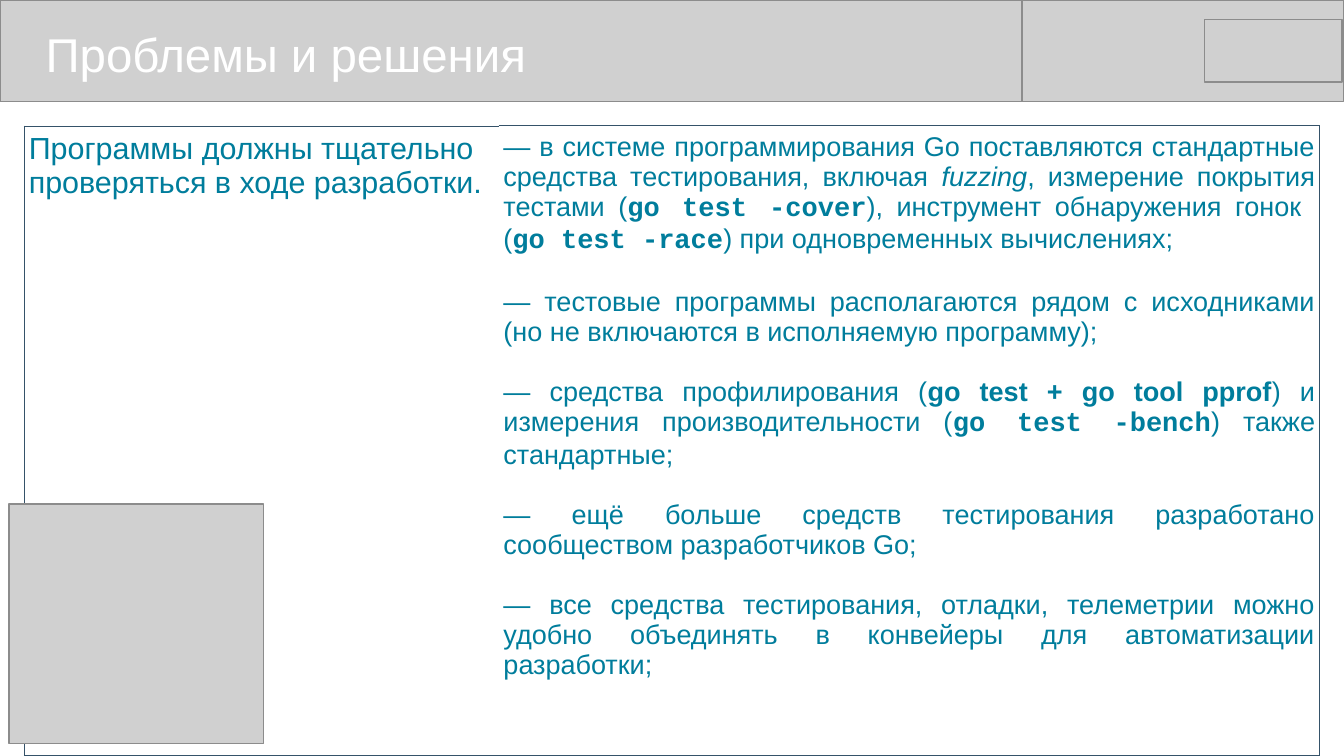
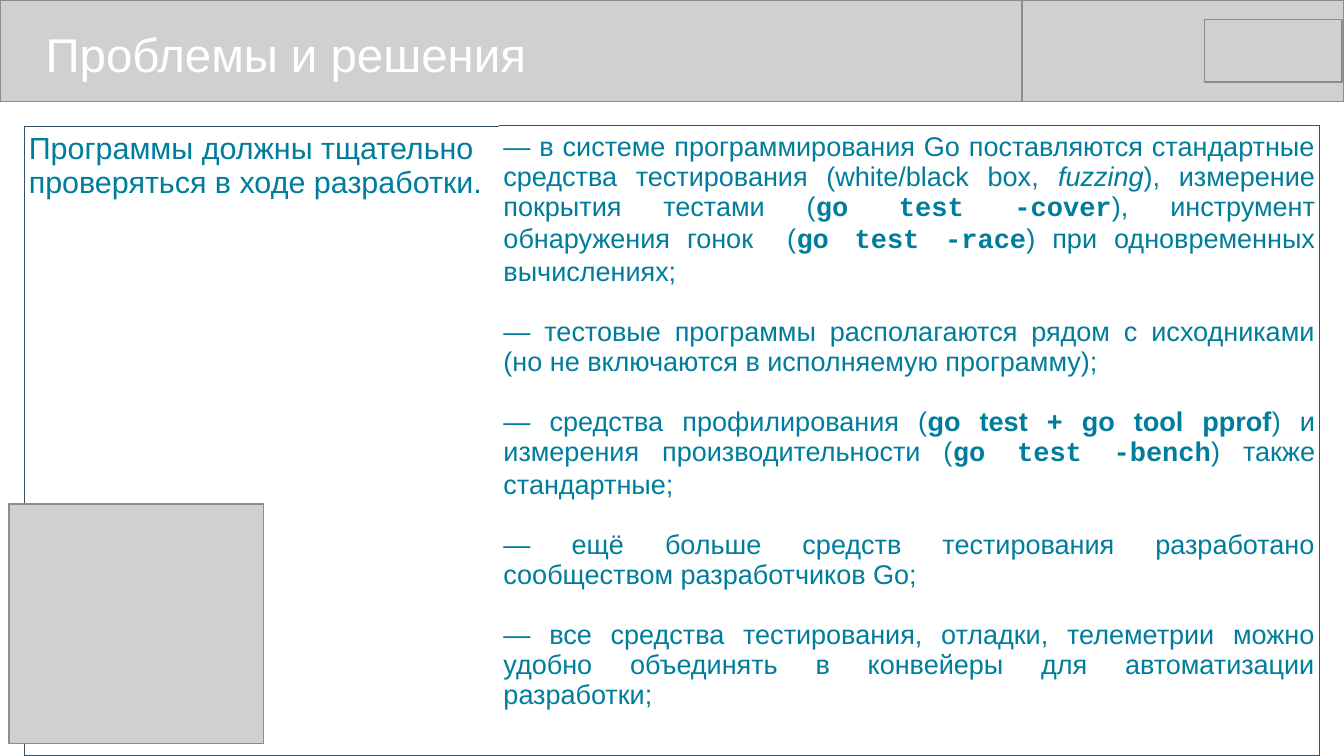
Before and after one commit to mike-shock/Go_language, a slide deck: slide 15 of view/Go_View.odp. Drawn at 1344x756 pixels with LibreOffice and Linux fonts; fonts in the diff are those of the drawing; grey boxes stand for pictures. Boxes give left, top, right and bottom in pixels: in the first picture for what was removed or moved away, otherwise in the second. Text is boxed around its words. In the diff, an @@ line names an element or a change of style, - is before the commit and + after.

```diff
--- a/view/Go_View.odp
+++ b/view/Go_View.odp
@@ table at bbox=[24, 126, 1321, 715] @@
-row 1, column 2: — в системе программирования Go поставляются стандартные средства тестирования, включая fuzzing, измерение покрытия тестами (go test -cover), инструмент обнаружения гонок (go test -race) при одновременных вычислениях; / — тестовые программы располагаются рядом с исходниками (но не включаются в исполняемую программу); / — средства профилирования (go test + go tool pprof) и измерения производительности (go test -bench) также стандартные; / — ещё больше средств тестирования разработано сообществом разработчиков Go; / — все средства тестирования, отладки, телеметрии можно удобно объединять в конвейеры для автоматизации разработки;
+row 1, column 2: — в системе программирования Go поставляются стандартные средства тестирования (white/black box, fuzzing), измерение покрытия тестами (go test -cover), инструмент обнаружения гонок (go test -race) при одновременных вычислениях; / — тестовые программы располагаются рядом с исходниками (но не включаются в исполняемую программу); / — средства профилирования (go test + go tool pprof) и измерения производительности (go test -bench) также стандартные; / — ещё больше средств тестирования разработано сообществом разработчиков Go; / — все средства тестирования, отладки, телеметрии можно удобно объединять в конвейеры для автоматизации разработки;
```
Also in this commit, not shown: 1 other file.
